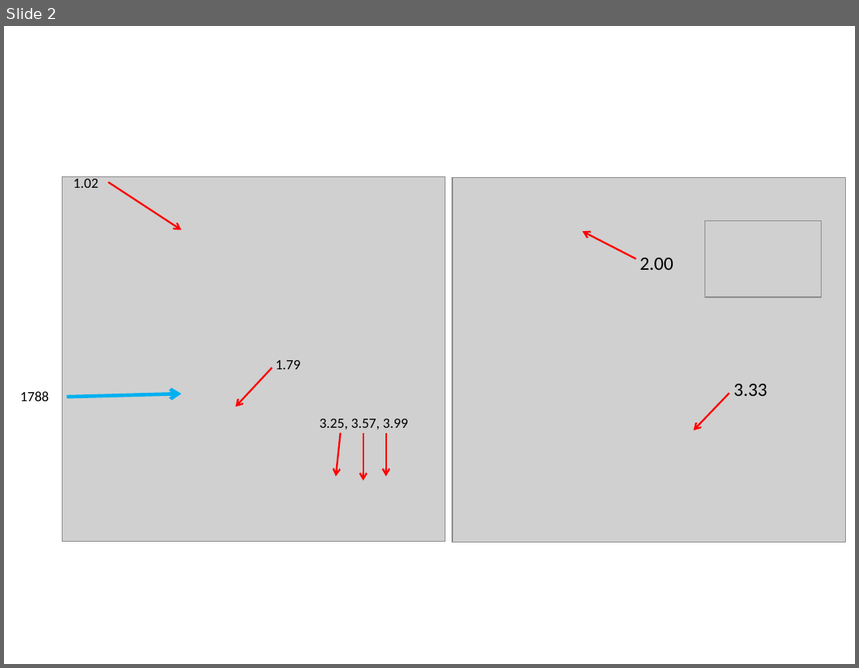
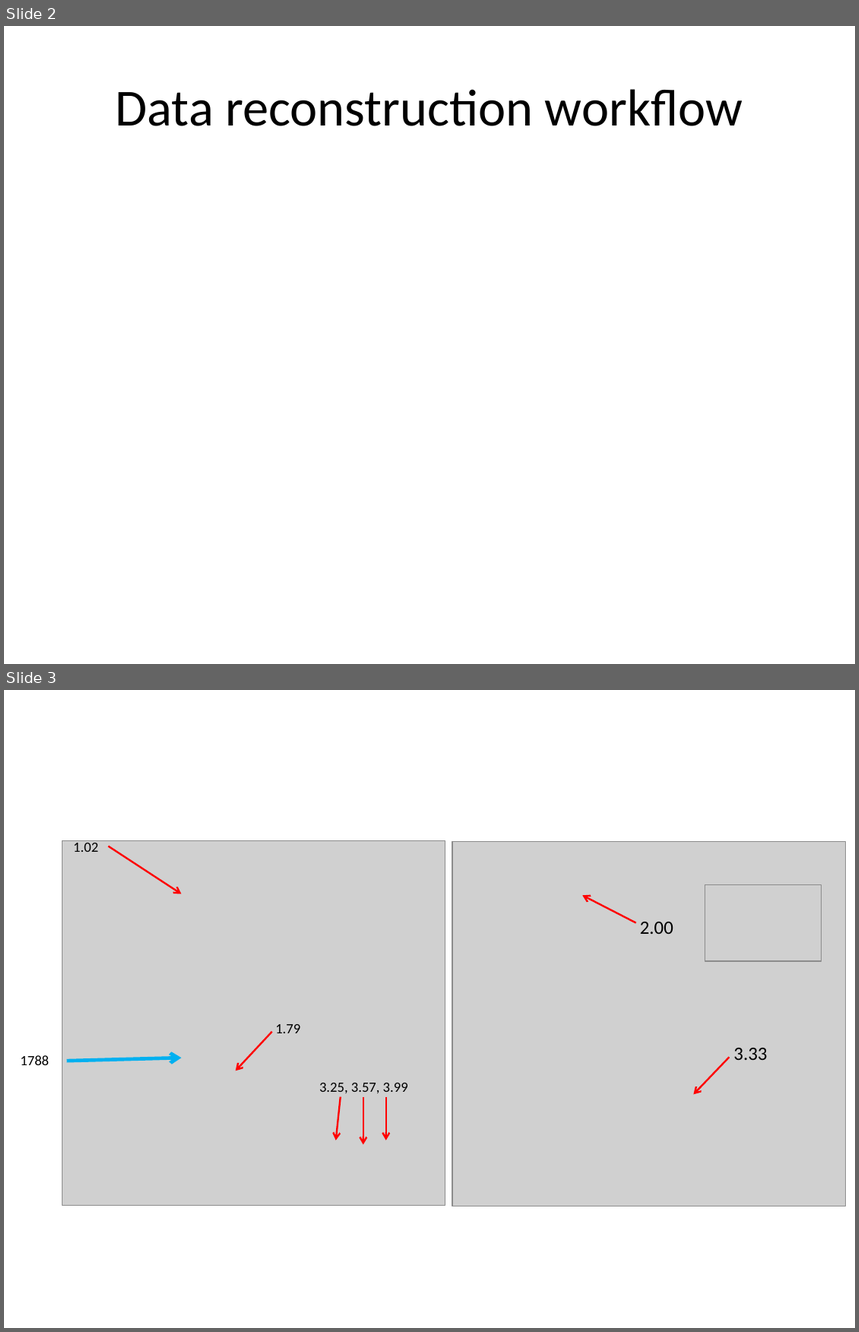
Before and after one commit to 2waybene/mixturemodel, a slide deck: manuscript/figures-draft-02.pptx. Shown one above the other, each under a label of ours: slide 2 before the commit, slides 2 and 3 after it. The pictures are 859x668 and 859x1332 pixels, drawn with LibreOffice and Linux fonts; fonts in the diff are those of the drawing; grey boxes stand for pictures. Boxes give left, top, right and bottom in pixels: in the first picture for what was removed or moved away, otherwise in the second. Text is boxed around its words. In the diff, an @@ line names an element or a change of style, - is before the commit and + after.

```diff
--- a/manuscript/figures-draft-02.pptx
+++ b/manuscript/figures-draft-02.pptx
@@ slide 2 added at [4,26,855,664], background #FFFFFF @@
@@ title added at [116,89,743,126], 44 pt, text #000000 @@
+Data reconstruction workflow
@@ what was slide 2 is now slide 3 @@
```
Also in this commit, not shown: 1 other slide added, 2 other files.
